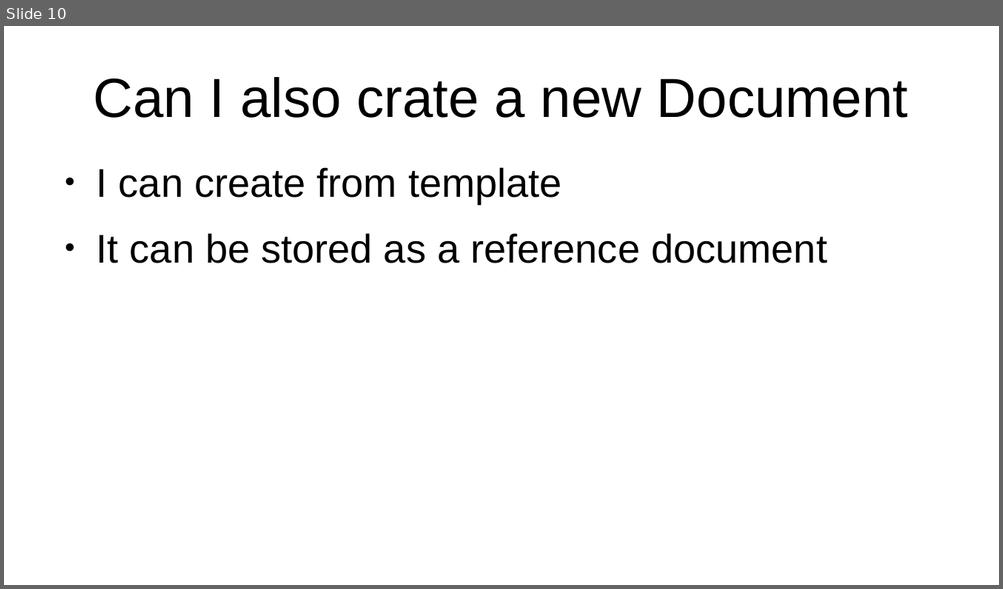
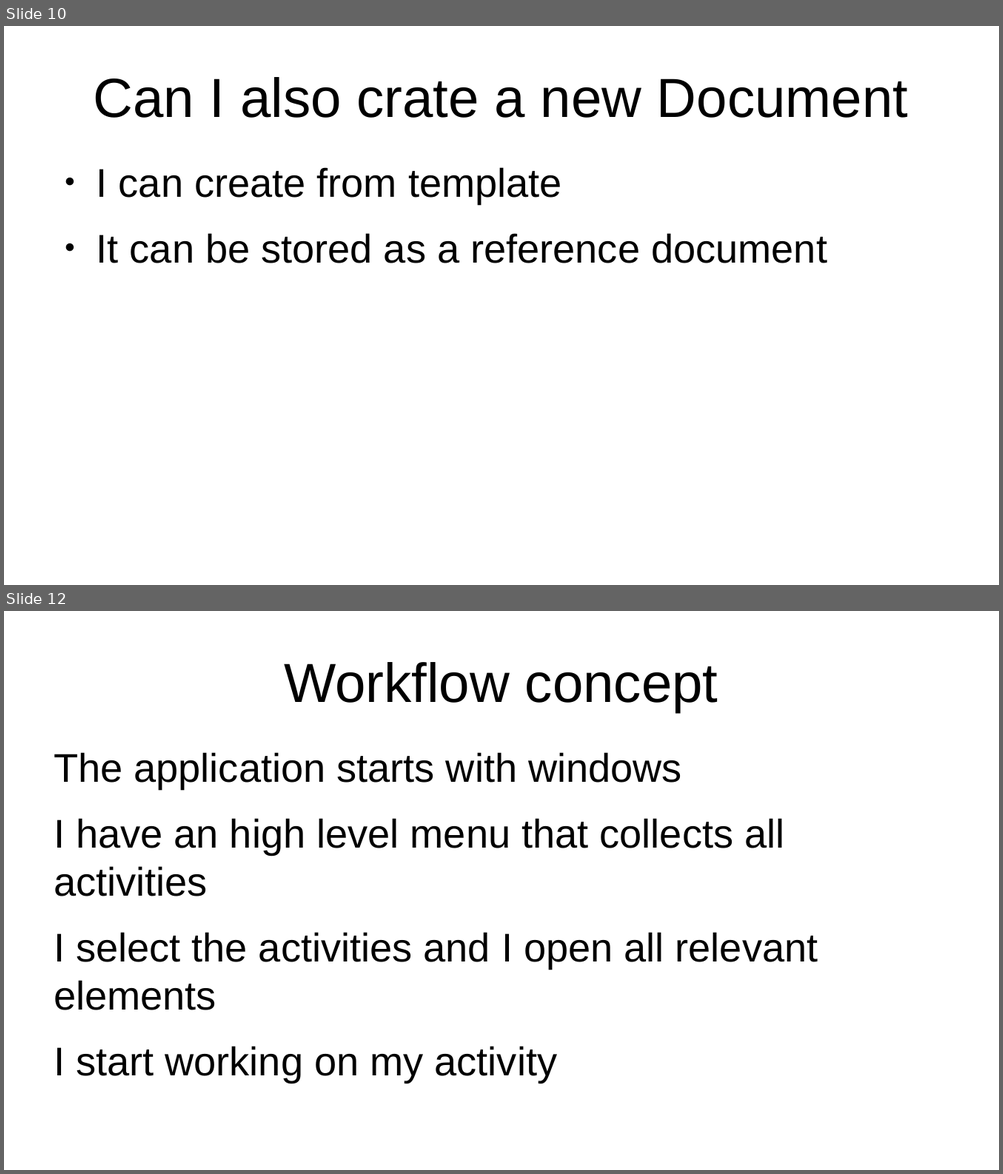
Before and after one commit to g-gualeni/QtWhiteBase, a slide deck: WhiteBase Doc/WhiteBase Stories.odp. Shown one above the other, each under a label of ours: slide 10 before the commit, slides 10 and 12 after it; the slides between them are not shown. The pictures are 1003x589 and 1003x1174 pixels, drawn with LibreOffice and Linux fonts; fonts in the diff are those of the drawing. Boxes give left, top, right and bottom in pixels: in the first picture for what was removed or moved away, otherwise in the second. Text is boxed around its words. In the diff, an @@ line names an element or a change of style, - is before the commit and + after.

Commit message:
More ideas mainly about reporting activities

```diff
--- a/WhiteBase Doc/WhiteBase Stories.odp
+++ b/WhiteBase Doc/WhiteBase Stories.odp
@@ slide 12 added at [4, 611, 999, 1170], background #FFFFFF @@
@@ title added at [284, 662, 718, 712], 44 pt, text #000000 @@
+Workflow concept
@@ text added at [54, 752, 818, 1082], 32 pt, text #000000 @@
+The application starts with windows
+I have an high level menu that collects all activities
+I select the activities and I open all relevant elements
+I start working on my activity
```
Also in this commit, not shown: 1 slide changed, 4 other slides added.
